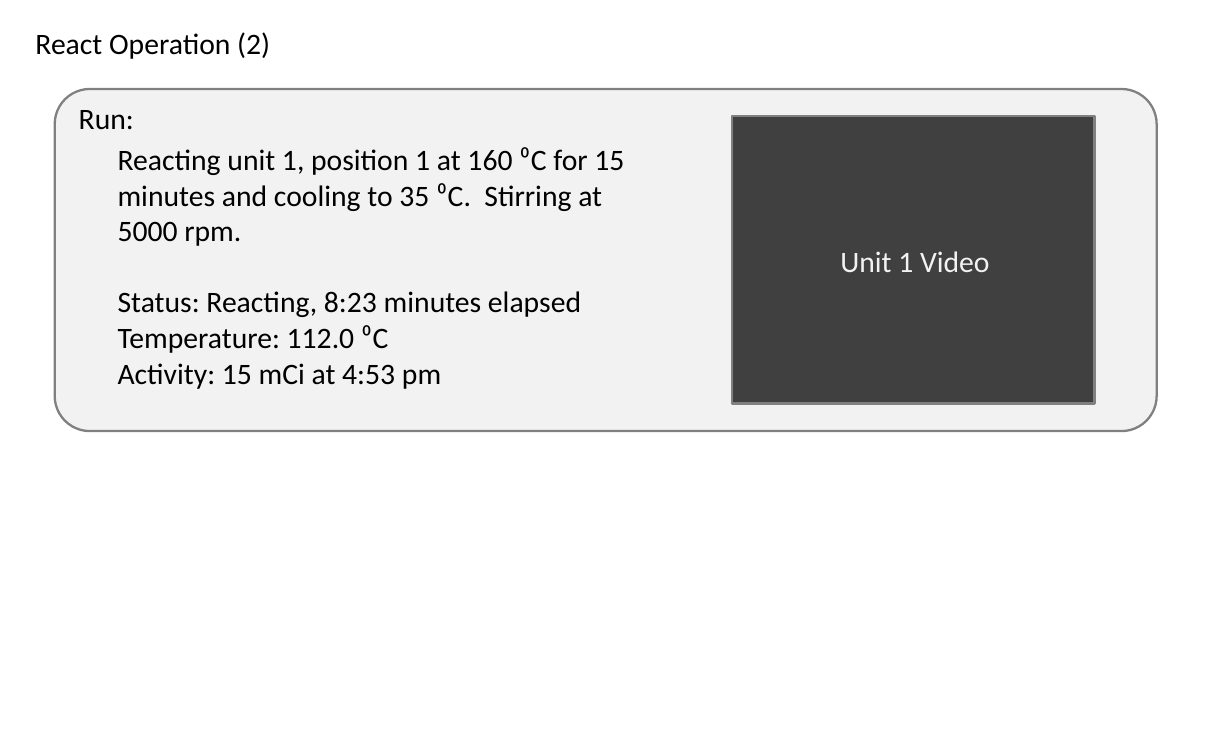
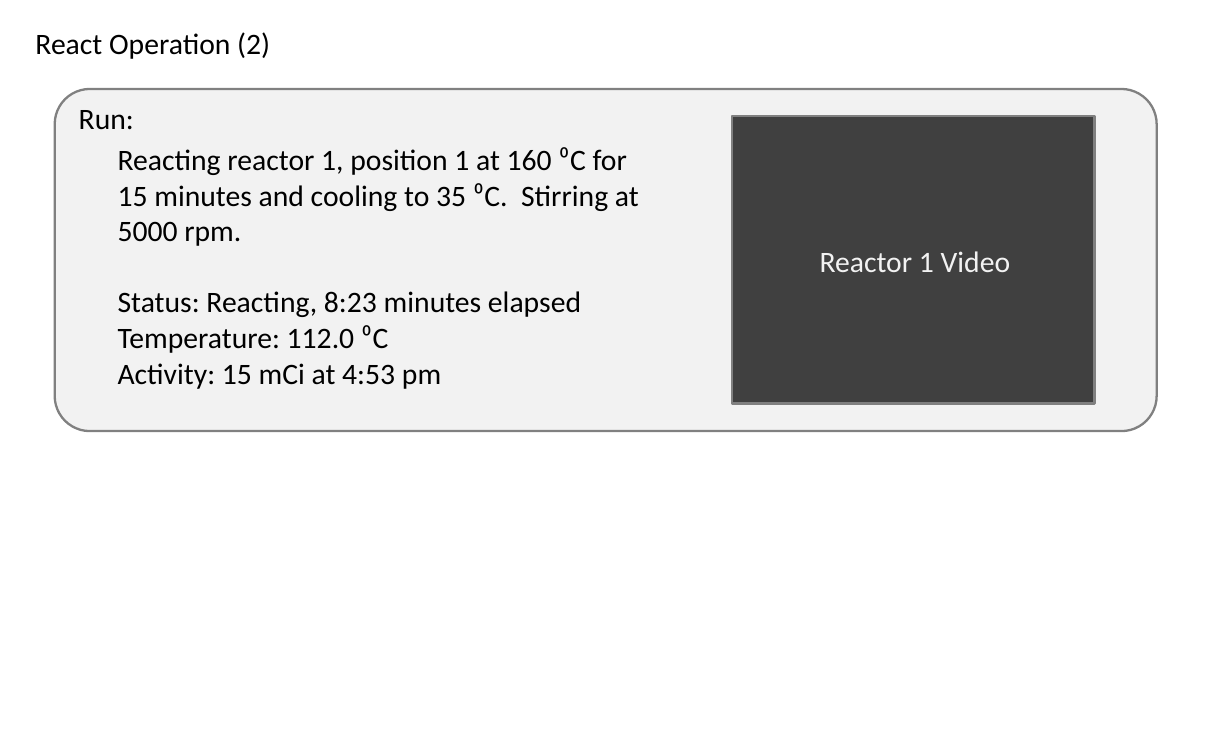
Before and after one commit to michaelvandam/elixys, a slide deck: slide 40 of doc/ElixysUserInterfaceWireframes.pptx. Drawn at 1232x739 pixels with LibreOffice and Linux fonts; fonts in the diff are those of the drawing. Boxes give left, top, right and bottom in pixels: in the first picture for what was removed or moved away, otherwise in the second. Text is boxed around its words. In the diff, an @@ line names an element or a change of style, - is before the commit and + after.

```diff
--- a/doc/ElixysUserInterfaceWireframes.pptx
+++ b/doc/ElixysUserInterfaceWireframes.pptx
@@ text at box(118, 147, 639, 246): text changed @@
-Reacting unit 1, position 1 at 160 ⁰C for 15 minutes and cooling to 35 ⁰C. Stirring at 5000 rpm.
+Reacting reactor 1, position 1 at 160 ⁰C for 15 minutes and cooling to 35 ⁰C. Stirring at 5000 rpm.
@@ text at box(820, 251, 1011, 272): text changed @@
-Unit 1 Video
+Reactor 1 Video
```
Also in this commit, not shown: 11 other slides changed, 1 other file.
